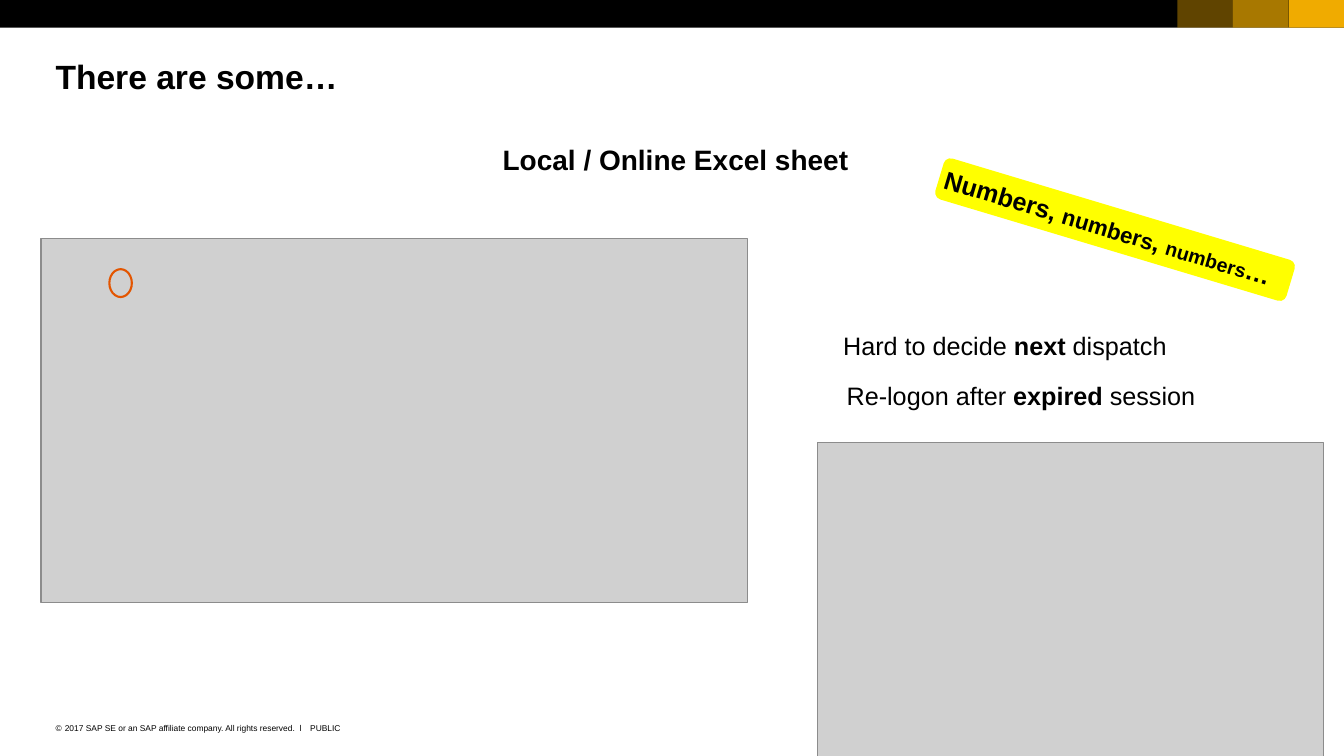
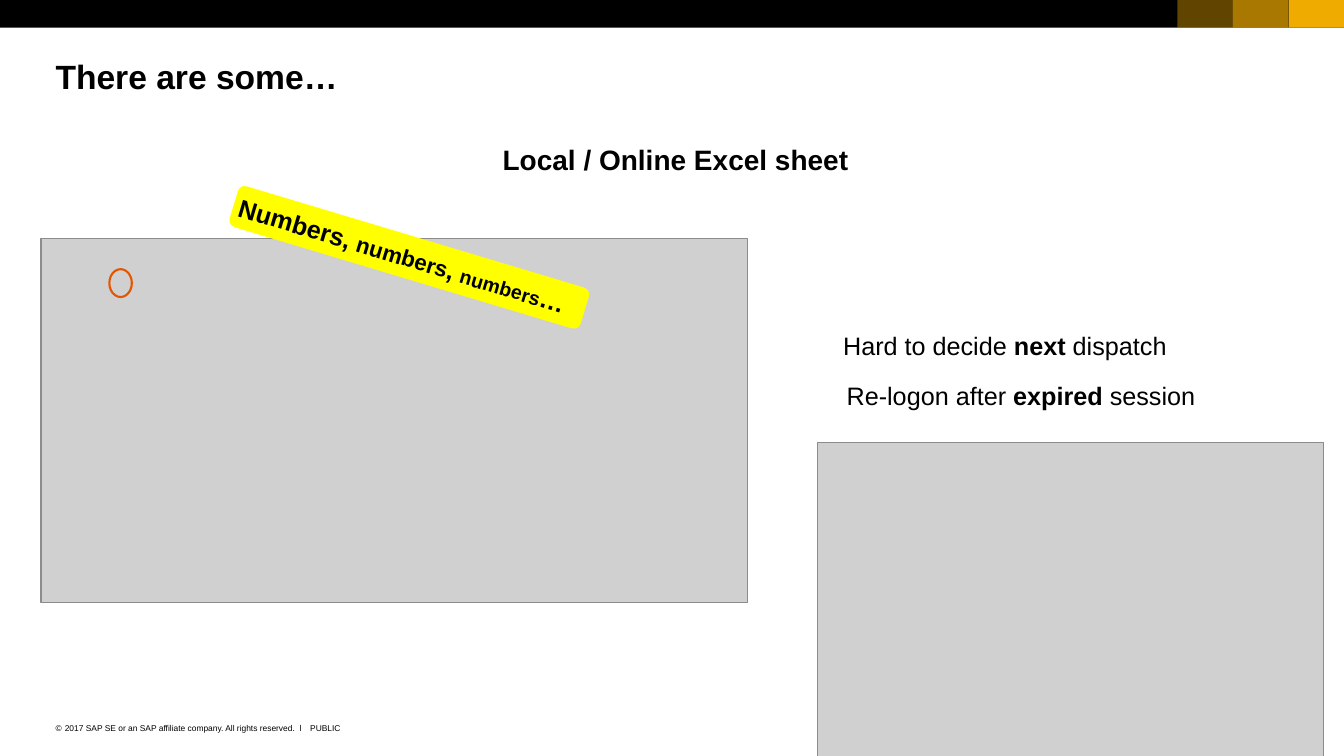
Before and after one commit to Ahaan17Saroch/Queue-Manager-Cloud-Dispatcher, a slide deck: slide 10 of SAP_2017_16x9_black_and_white.pptx. Drawn at 1344x756 pixels with LibreOffice and Linux fonts; fonts in the diff are those of the drawing; grey boxes stand for pictures. Boxes give left, top, right and bottom in pixels: in the first picture for what was removed or moved away, otherwise in the second. Text is boxed around its words. In the diff, an @@ line names an element or a change of style, - is before the commit and + after.

```diff
--- a/SAP_2017_16x9_black_and_white.pptx
+++ b/SAP_2017_16x9_black_and_white.pptx
@@ rounded rectangle "Numbers, numbers, numbers…": place and size @@
-rounded rectangle "Numbers, numbers, numbers…" at bbox=[934, 157, 1297, 303]
+rounded rectangle "Numbers, numbers, numbers…" at bbox=[227, 184, 591, 330]
```
Also in this commit, not shown: 5 other slides changed, 4 slides added.
